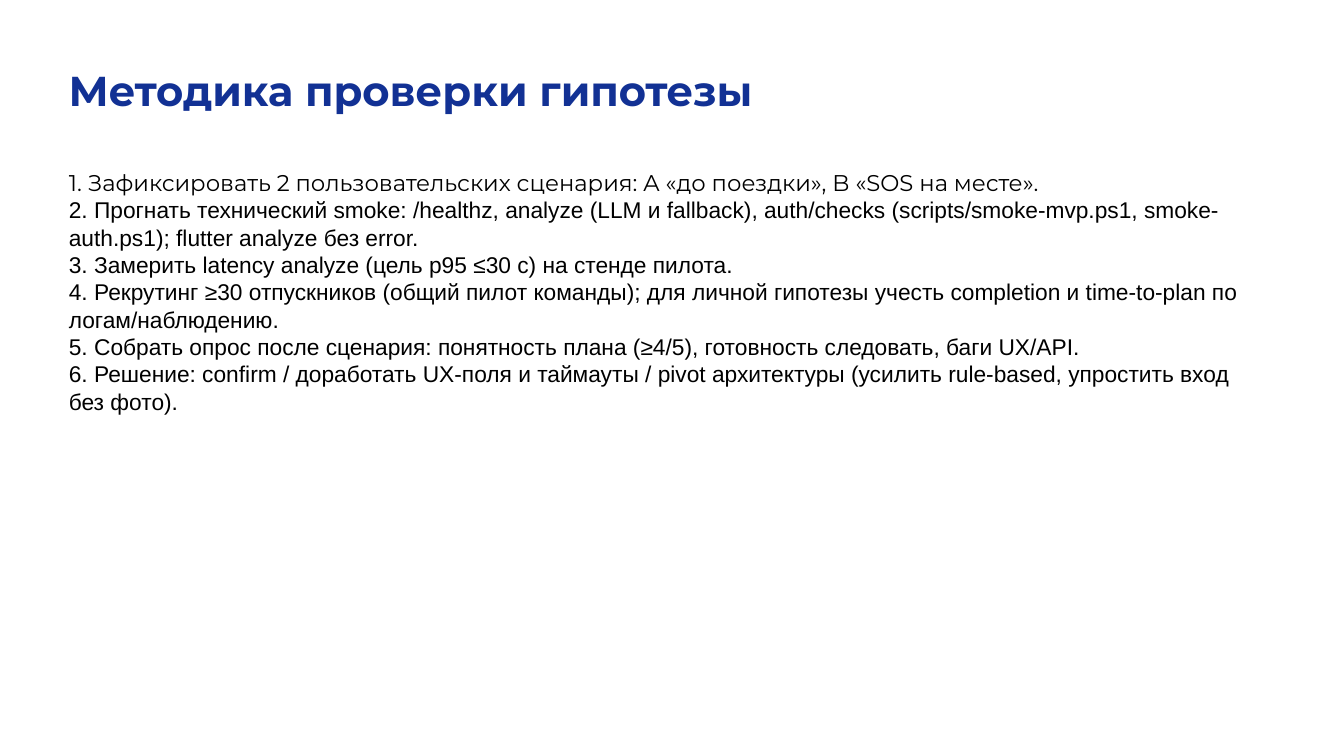
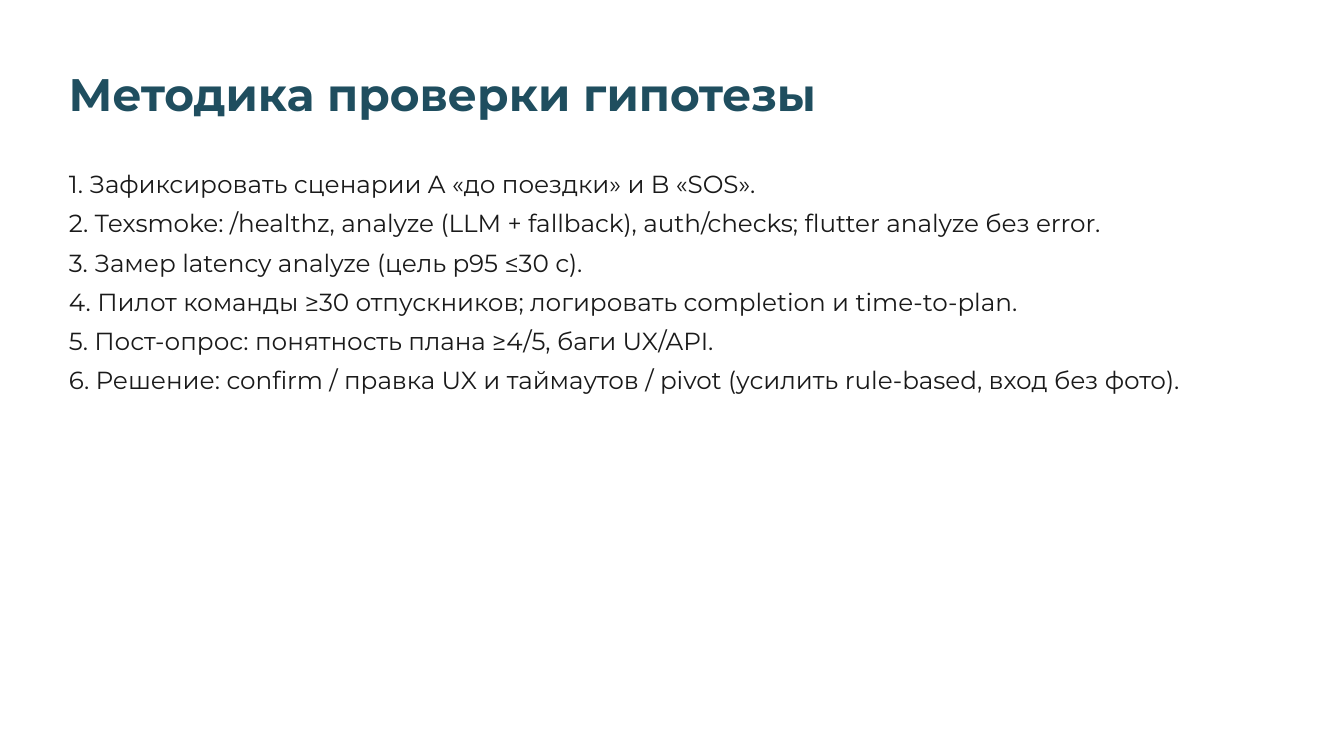
Before and after one commit to artur-ger/GlowAi, a slide deck: slide 8 of docs/Чепурных_Артур_индивидуальная_НИР3_GlowAi.pptx. Drawn at 1344x753 pixels with LibreOffice and Linux fonts; fonts in the diff are those of the drawing. Boxes give left, top, right and bottom in pixels: in the first picture for what was removed or moved away, otherwise in the second. Text is boxed around its words. In the diff, an @@ line names an element or a change of style, - is before the commit and + after.

```diff
--- a/docs/Чепурных_Артур_индивидуальная_НИР3_GlowAi.pptx
+++ b/docs/Чепурных_Артур_индивидуальная_НИР3_GlowAi.pptx
@@ text "Методика проверки гипотезы" at (x1=69, y1=79, x2=816, y2=120): size 22 to 24 pt, text colour #123194 to #1F4E5F; more space between paragraphs @@
@@ text at (x1=69, y1=174, x2=1179, y2=394): text changed; size 12 to 13 pt; font Arial to Montserrat; text colour #000000 to #1A1A1A @@
-1. Зафиксировать 2 пользовательских сценария: A «до поездки», B «SOS на месте».
-2. Прогнать технический smoke: /healthz, analyze (LLM и fallback), auth/checks (scripts/smoke-mvp.ps1, smoke-auth.ps1); flutter analyze без error.
-3. Замерить latency analyze (цель p95 ≤30 с) на стенде пилота.
-4. Рекрутинг ≥30 отпускников (общий пилот команды); для личной гипотезы учесть completion и time-to-plan по логам/наблюдению.
-5. Собрать опрос после сценария: понятность плана (≥4/5), готовность следовать, баги UX/API.
-6. Решение: confirm / доработать UX-поля и таймауты / pivot архитектуры (усилить rule-based, упростить вход без фото).
+1. Зафиксировать сценарии A «до поездки» и B «SOS».
+2. Техsmoke: /healthz, analyze (LLM + fallback), auth/checks; flutter analyze без error.
+3. Замер latency analyze (цель p95 ≤30 с).
+4. Пилот команды ≥30 отпускников; логировать completion и time-to-plan.
+5. Пост-опрос: понятность плана ≥4/5, баги UX/API.
+6. Решение: confirm / правка UX и таймаутов / pivot (усилить rule-based, вход без фото).
```
Also in this commit, not shown: 12 other slides changed, 1 slide added, 1 slide removed, 27 other files.
